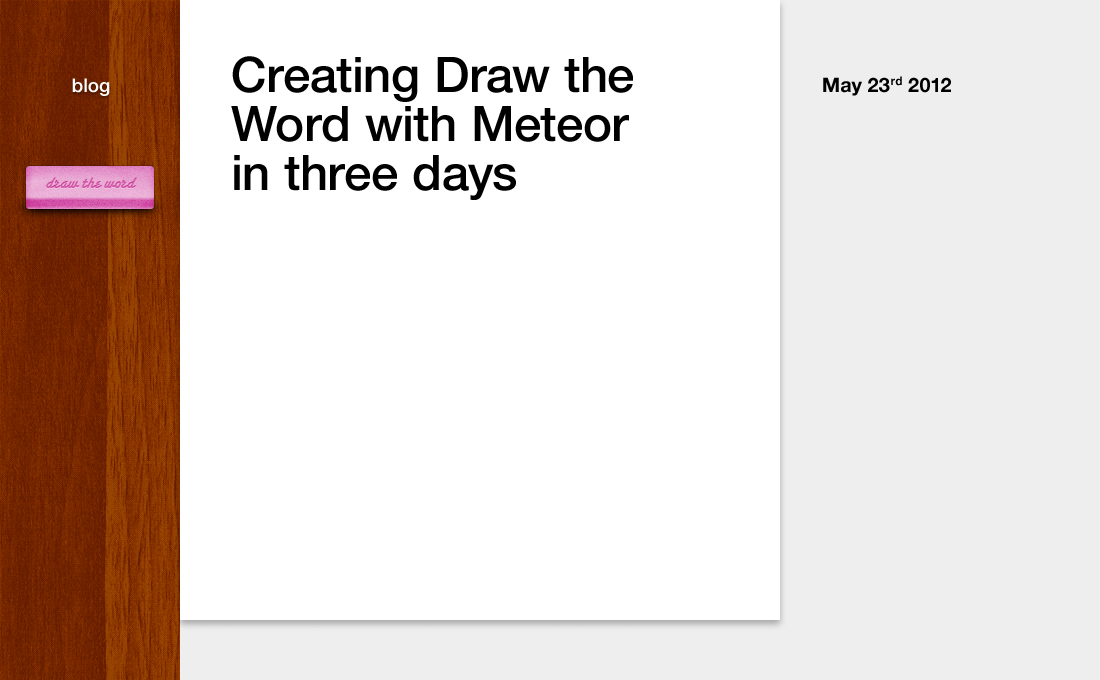
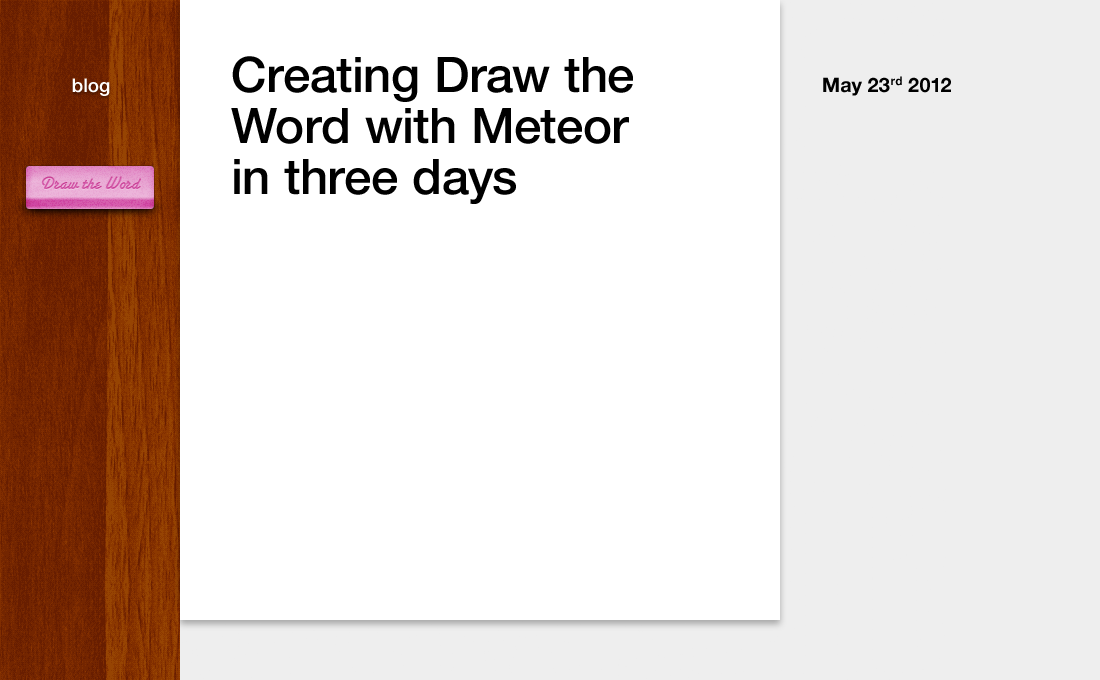
Layered file, before and after one edit (1100 x 680). Changes by layer:
painted on "draw the word" over [41, 176, 141, 189]
painted on "Creating Draw the Word with Meteor in three days" over [231, 106, 629, 204]
